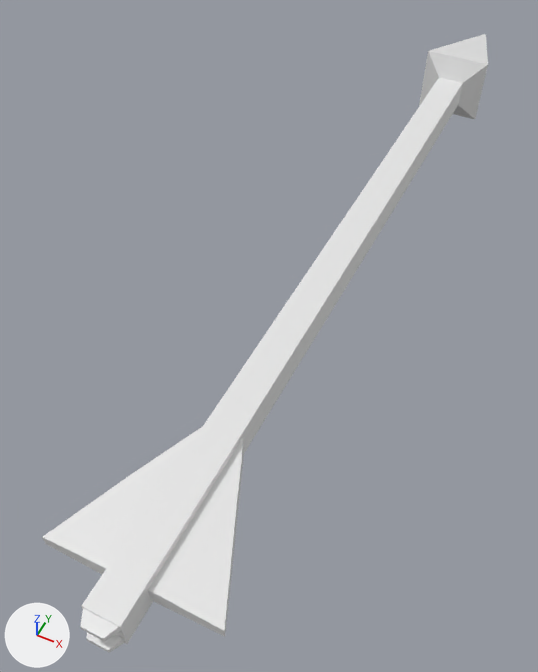
An edit to the FBX model Content/TD_Models/Raw/Arrow.fbx, drawn before and after from the same camera.
Before and after are seen from a 50 mm camera at (0.0591, -0.0386, 0.167) aimed at (-0.0153, 0.1102, -0.0189). The axes (+X, +Y, +Z) are drawn at lower left. The lights are the same throughout. Where no turn or scale is listed for an object, it has been applied to the vertices.

In view in the first picture: 'Arrow'.
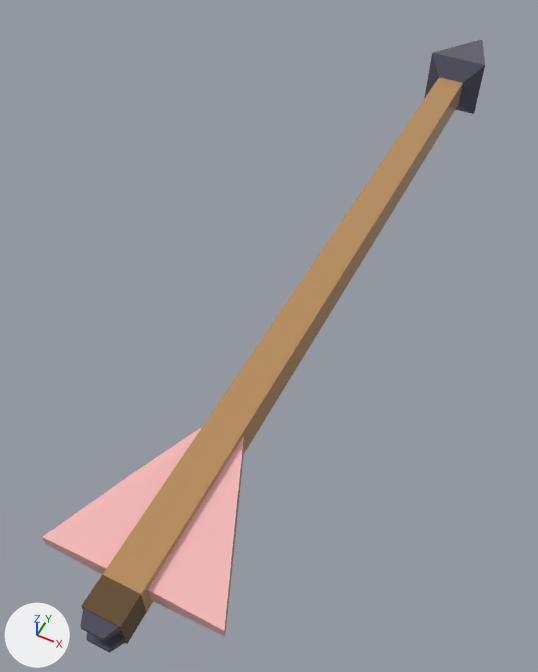
Location of each change, (x1, y1, x2, y2) in pixels of the pictures (538 x 672 px):
```json
{"part": 1, "of": "me_mesh", "change": "recoloured", "before": [42, 426, 244, 637], "after": [42, 426, 244, 637], "on screen": "white to pink"}
{"part": 2, "of": "me_mesh", "change": "recoloured", "before": [80, 608, 125, 653], "after": [80, 608, 125, 653], "on screen": "white to grey"}
{"part": 3, "of": "me_mesh", "change": "recoloured", "before": [103, 77, 463, 612], "after": [103, 77, 463, 612], "on screen": "white to orange"}
{"part": 4, "of": "me_mesh", "change": "recoloured", "before": [81, 574, 147, 644], "after": [81, 574, 147, 644], "on screen": "white to brown"}
```

The change, as JSON lines over the scene's bpy script:
```json
{"op": "add", "block": "mat_wood_main", "code": ["mat_wood_main = principled_material('Wood Main')", "mat_wood_main.base_color = (0.482, 0.27, 0.111)  # orange #b88e5e", "mat_wood_main.roughness = 0.0"]}
{"op": "add", "block": "mat_fethers", "code": ["mat_fethers = principled_material('Fethers')", "mat_fethers.base_color = (0.937, 0.498, 0.498)  # pink #f8bbbb", "mat_fethers.roughness = 0.0"]}
{"op": "add", "block": "mat_steel", "code": ["mat_steel = principled_material('Steel')", "mat_steel.base_color = (0.0719, 0.0692, 0.108)  # dark blue #4c4a5c", "mat_steel.roughness = 0.0"]}
{"op": "add", "block": "mat_wood_secondary", "code": ["mat_wood_secondary = principled_material('Wood Secondary')", "mat_wood_secondary.base_color = (0.129, 0.0728, 0.0291)  # brown #654c30", "mat_wood_secondary.roughness = 0.0"]}
{"block": "me_mesh", "where": "me_mesh.from_pydata(...)  # 96 vertices, 94 faces; spans x -0.024..0.024, y -0.003..0.299, z -0.007..0.017"}
{"block": "me_mesh", "where": "# used by ob_arrow; location = (0.0, 0.0, 0.0)"}
{"block": "me_mesh", "change": "me_mesh part 1: all 22 faces centred in x -0.019..0.019, y 0.01..0.044, z 0.002..0.008 switch from no material to mat_fethers (pink #f8bbbb)"}
{"block": "me_mesh", "change": "me_mesh part 2: all 10 faces centred in x -0.004..0.004, y -0.003..-0.002, z 0.001..0.009 switch from no material to mat_steel (dark blue #4c4a5c)"}
{"block": "me_mesh", "change": "me_mesh part 3: all 26 faces centred in x -0.005..0.005, y 0.009..0.151, z 0.0..0.01 switch from no material to mat_wood_main (orange #b88e5e)"}
{"block": "me_mesh", "change": "me_mesh part 4: all 17 faces centred in x -0.005..0.005, y 0.0..0.004, z 0.0..0.01 switch from no material to mat_wood_secondary (brown #654c30)"}
```
